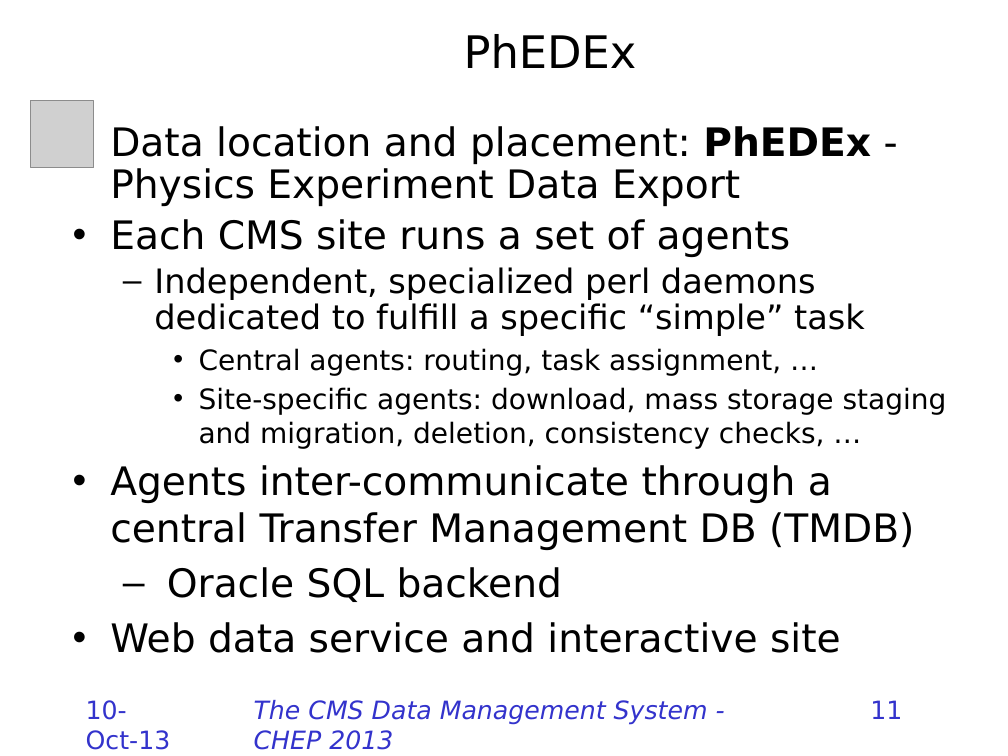
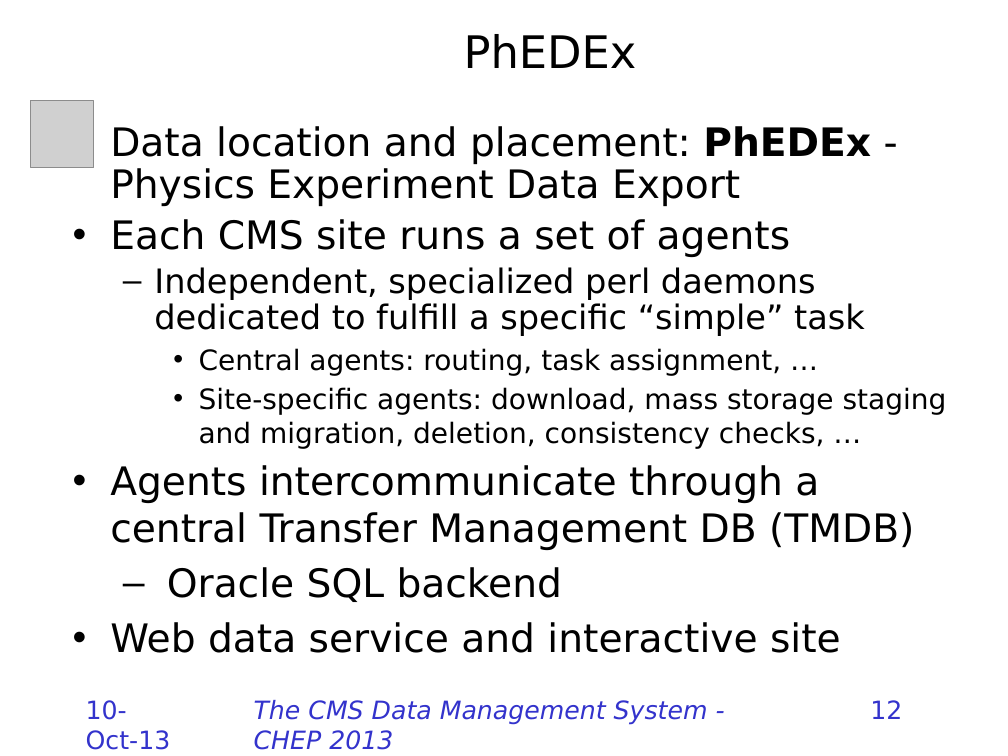
Before and after one commit to TonyWildish/CHEP-2013-DMWM, a slide deck: slide 12 of CMS-Data-Management/Slides/The CMS Data Management System.pptx (slide 11 before the commit). Drawn at 1008x756 pixels with LibreOffice and Linux fonts; fonts in the diff are those of the drawing; grey boxes stand for pictures; background and template pictures are left out. Boxes give left, top, right and bottom in pixels: in the first picture for what was removed or moved away, otherwise in the second. Text is boxed around its words. In the diff, an @@ line names an element or a change of style, - is before the commit and + after.

```diff
--- a/CMS-Data-Management/Slides/The CMS Data Management System.pptx
+++ b/CMS-Data-Management/Slides/The CMS Data Management System.pptx
@@ text at (110, 465, 914, 550): text changed @@
-• Agents inter-communicate through a central Transfer Management DB (TMDB)
+• Agents intercommunicate through a central Transfer Management DB (TMDB)
@@ page number at (870, 700, 902, 719): text changed @@
-11
+12
```
Also in this commit, not shown: 13 other slides changed, 1 slide added.
